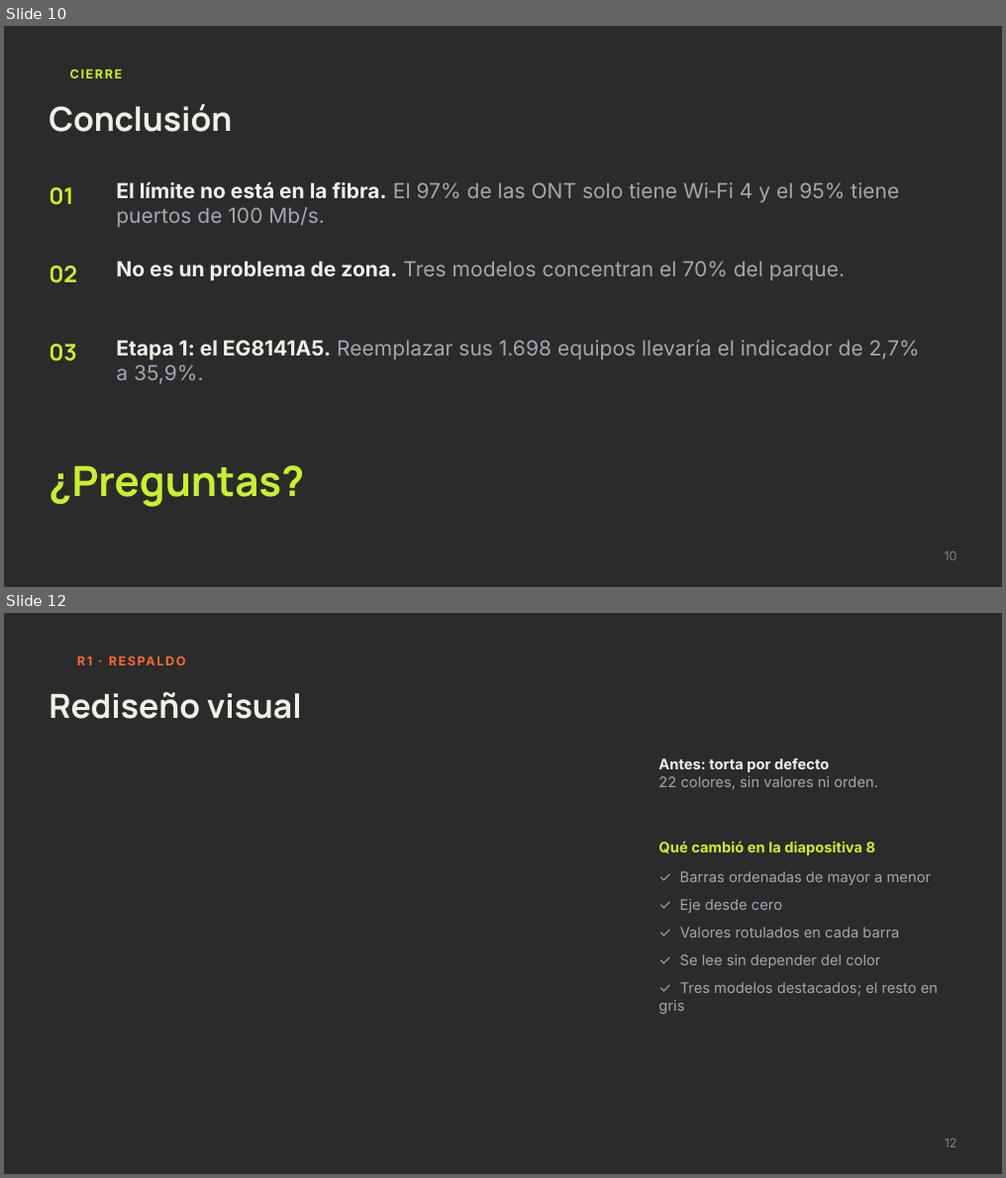
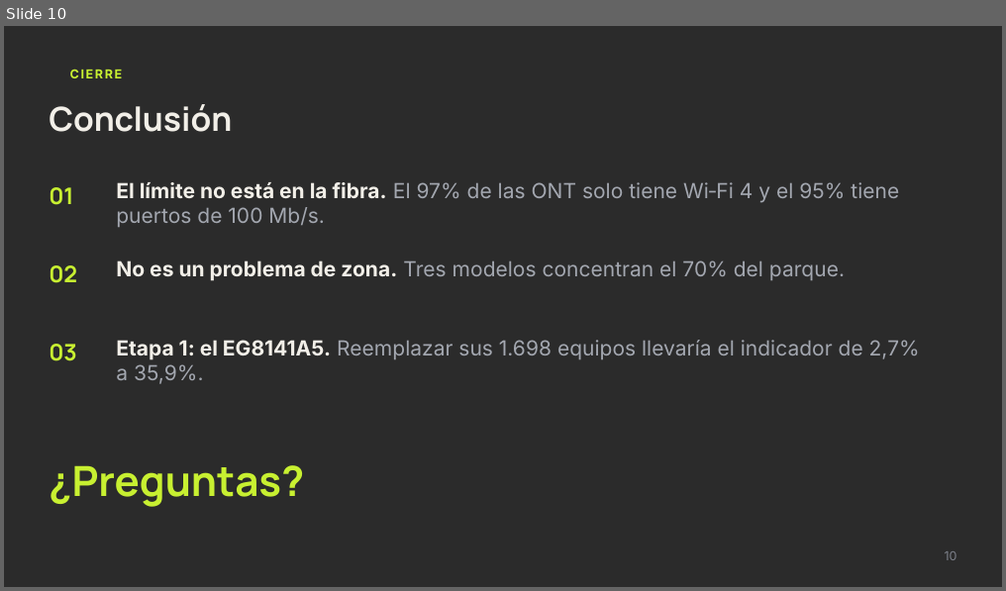
Before and after one commit to forzanijuan22/red-gpon-tp4, a slide deck: trabajos_practicos/presentaciones/TP1_presentacion.pptx. Shown one above the other, each under a label of ours: slides 10 and 12 before the commit, slide 10 after it; the slides between them are not shown. The pictures are 1006x1178 and 1006x591 pixels, drawn with LibreOffice and Linux fonts; fonts in the diff are those of the drawing; background and template pictures are left out; a plain dark background stands for a picture behind light text. Boxes give left, top, right and bottom in pixels: in the first picture for what was removed or moved away, otherwise in the second. Text is boxed around its words. In the diff, an @@ line names an element or a change of style, - is before the commit and + after.

```diff
--- a/trabajos_practicos/presentaciones/TP1_presentacion.pptx
+++ b/trabajos_practicos/presentaciones/TP1_presentacion.pptx
@@ slide 12 removed at (4,613,1002,1174), background picture (left out) @@
@@ text removed at (77,654,200,668) @@
-R1 · RESPALDO
@@ text removed at (49,692,302,719) @@
-Rediseño visual
@@ text removed at (658,759,878,790) @@
-Antes: torta por defecto
-22 colores, sin valores ni orden.
@@ text removed at (658,841,876,856) @@
-Qué cambió en la diapositiva 8
@@ text removed at (680,871,932,885) @@
-✓ Barras ordenadas de mayor a menor
@@ text removed at (680,899,782,913) @@
-✓ Eje desde cero
@@ text removed at (680,927,899,938) @@
-✓ Valores rotulados en cada barra
@@ text removed at (680,955,880,968) @@
-✓ Se lee sin depender del color
@@ text removed at (658,982,938,1014) @@
-✓ Tres modelos destacados; el resto en
-gris
@@ text removed at (944,1139,957,1148) @@
-12
```
Also in this commit, not shown: 4 other slides removed, 4 other files.
